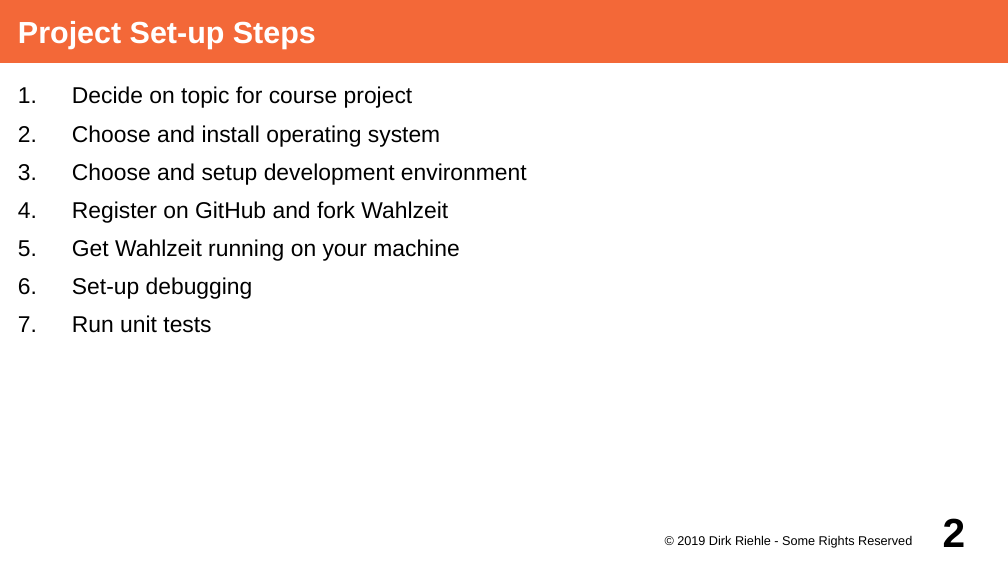
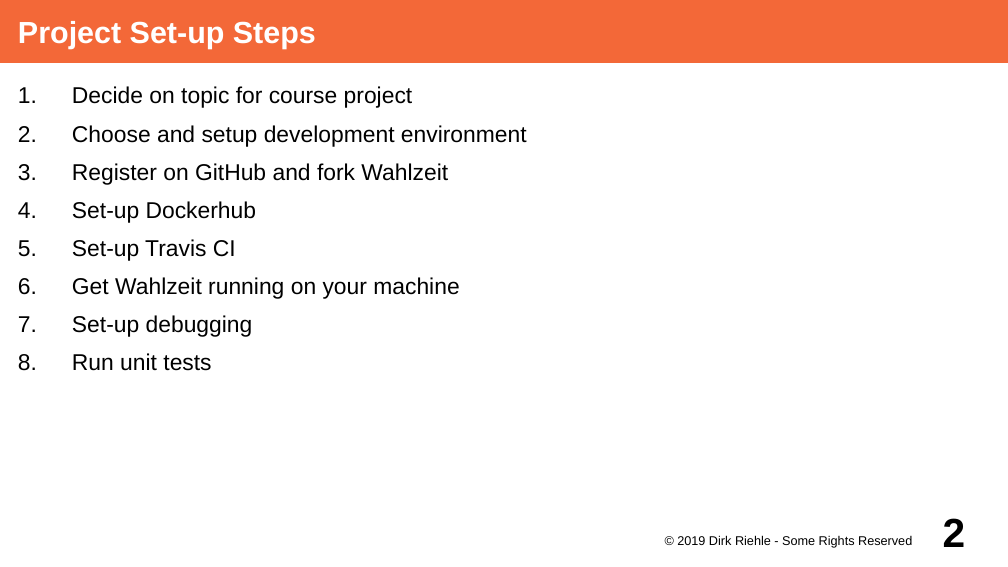
Before and after one commit to dirkriehle/adap-course, a slide deck: slide 2 of Lecture Slides/ADAP A03 - Project Set-up.odp. Drawn at 1008x567 pixels with LibreOffice and Linux fonts; fonts in the diff are those of the drawing. Boxes give left, top, right and bottom in pixels: in the first picture for what was removed or moved away, otherwise in the second. Text is boxed around its words. In the diff, an @@ line names an element or a change of style, - is before the commit and + after.

Commit message:
Added information about DockerHub set-up.

```diff
--- a/Lecture Slides/ADAP A03 - Project Set-up.odp
+++ b/Lecture Slides/ADAP A03 - Project Set-up.odp
@@ text at box(72, 125, 440, 147): paragraph removed @@
-2. Choose and install operating system
@@ text at box(72, 201, 256, 261): paragraphs added @@
+4. Set-up Dockerhub
+5. Set-up Travis CI
```
Also in this commit, not shown: 3 other slides changed, 2 slides added, 1 other file.
